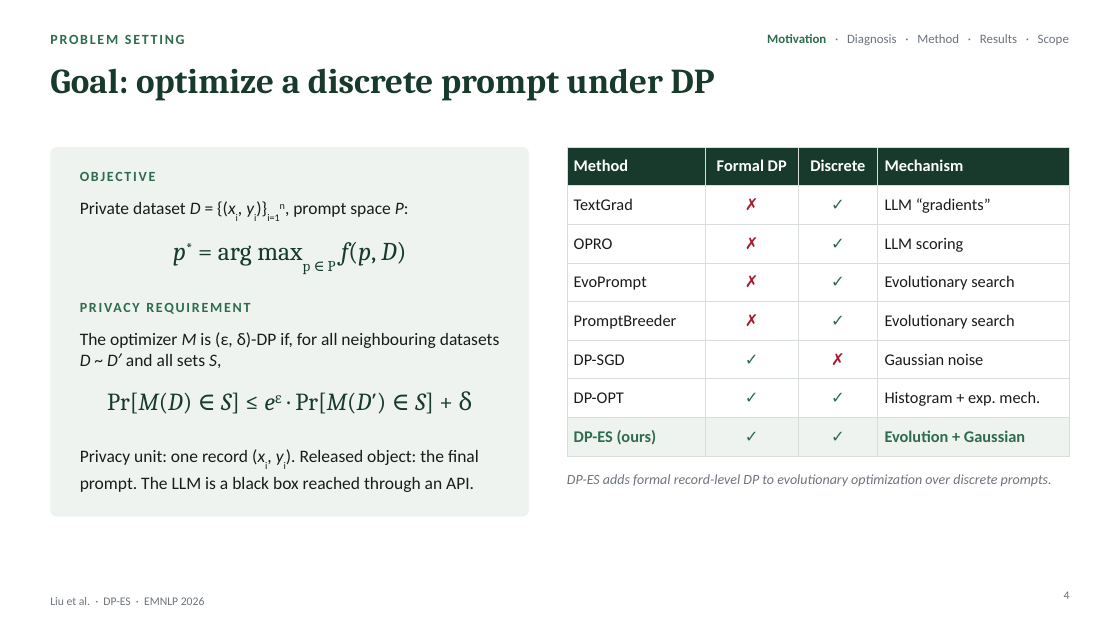
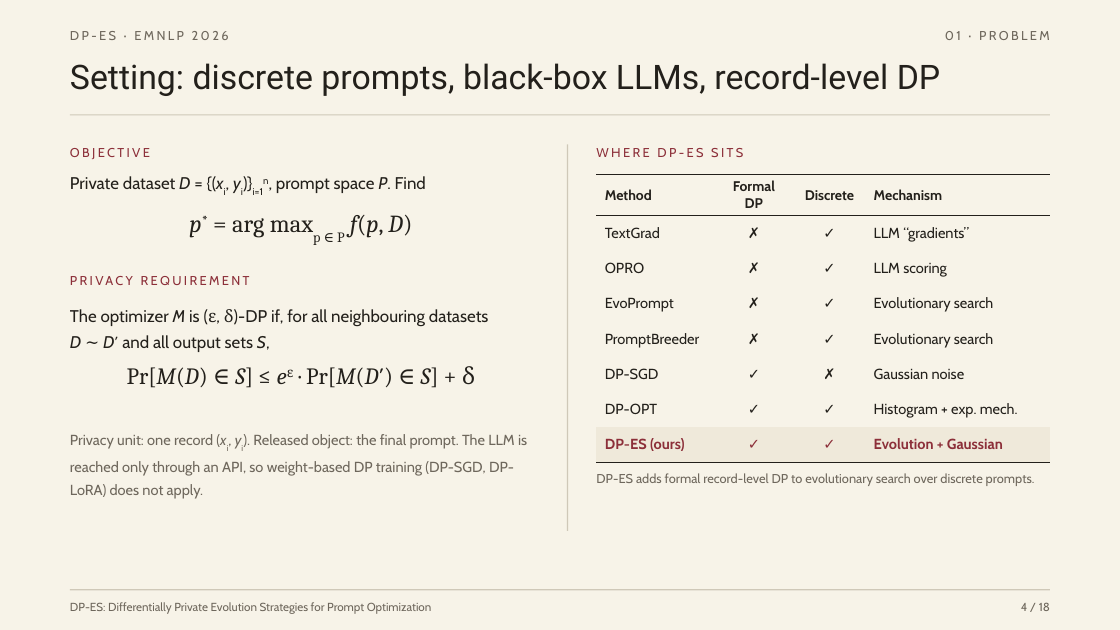
Before and after one commit to StephCpa/dp-es, a slide deck: slide 4 of presentation/DP-ES_EMNLP2026_Talk.pptx. Drawn at 1120x630 pixels with LibreOffice and Linux fonts; fonts in the diff are those of the drawing. Boxes give left, top, right and bottom in pixels: in the first picture for what was removed or moved away, otherwise in the second. Text is boxed around its words. In the diff, an @@ line names an element or a change of style, - is before the commit and + after.

```diff
--- a/presentation/DP-ES_EMNLP2026_Talk.pptx
+++ b/presentation/DP-ES_EMNLP2026_Talk.pptx
@@ background #FFFFFF to #F7F3E8 @@
@@ text "DP-ES · EMNLP 2026" at (x1=70, y1=31, x2=229, y2=40): vertical alignment middle to top @@
@@ text at (x1=70, y1=31, x2=229, y2=40): text changed; size 10 to 11 pt; font Calibri to Cabin; text colour #6E747C to #6E675C @@
-Liu et al. · DP-ES · EMNLP 2026
+DP-ES · EMNLP 2026
@@ text removed at (x1=767, y1=34, x2=1069, y2=45) @@
-Motivation · Diagnosis · Method · Results · Scope
@@ text at (x1=945, y1=31, x2=1050, y2=40): text changed; size 12 to 11 pt; font Calibri to Cabin; text colour #2E6B4F to #6E675C; bold off @@
-PROBLEM SETTING
+01 · PROBLEM
@@ title at (x1=70, y1=63, x2=941, y2=96): text changed; size 30 to 29 pt; font Cambria to Roboto; text colour #173A2C to #23201B; bold off @@
-Goal: optimize a discrete prompt under DP
+Setting: discrete prompts, black-box LLMs, record-level DP
@@ rectangle added at (x1=70, y1=114, x2=1050, y2=115), fill #CFC8B8 @@
@@ rounded rectangle removed at (x1=50, y1=147, x2=529, y2=517) @@
@@ text "OBJECTIVE" moved from (x1=80, y1=172, x2=156, y2=181) to (x1=70, y1=148, x2=150, y2=159) @@
@@ text "OBJECTIVE" at (x1=70, y1=148, x2=150, y2=159): size 12 to 11 pt, font Calibri to Cabin, text colour #2E6B4F to #8C2F39, letter spacing 1.5 to 2 pt, bold off @@
@@ rectangle added at (x1=567, y1=145, x2=568, y2=531), fill #CFC8B8 @@
@@ text added at (x1=596, y1=148, x2=743, y2=157), 11 pt, text #8C2F39 @@
+WHERE DP-ES SITS
@@ text at (x1=70, y1=176, x2=426, y2=195): text changed; size 15 to 14.5 pt; font Calibri to Cabin; text colour #1B1B1B to #23201B @@
-Private dataset D = {(xi, yi)}i=1n, prompt space P:
+Private dataset D = {(xi, yi)}i=1n, prompt space P. Find
@@ table at (x1=597, y1=175, x2=1050, y2=455) @@
@@ fill #173A2C to none in row 1 @@
@@ fill #EEF3EF to #EFE9DA in row 8 @@
@@ size 14 to 12 pt, text colour #FFFFFF to #23201B in "Method", "Formal DP", "Discrete", "Mechanism" @@
@@ font Calibri to Cabin @@
@@ size 14 to 12.5 pt in "TextGrad", "✗", "✓", "LLM “gradients”" and 24 more places @@
@@ text colour #1B1B1B to #23201B in "TextGrad", "LLM “gradients”", "OPRO", "LLM scoring" and 8 more places @@
@@ text colour #A6192E to #23201B in "✗", "✗", "✗", "✗" and 1 more places @@
@@ bold off in "✗", "✓", "✗", "✓" and 8 more places @@
@@ text colour #2E6B4F to #23201B in "✓", "✓", "✓", "✓" and 3 more places @@
@@ text colour #2E6B4F to #8C2F39 in "DP-ES (ours)", "✓", "✓", "Evolution + Gaussian" @@
@@ borders changed @@
@@ table resized from (x1=567, y1=147, x2=1070, y2=448) to (x1=597, y1=175, x2=1050, y2=455) @@
@@ text "p* = arg maxp ∈ ..." moved from (x1=173, y1=242, x2=406, y2=271) to (x1=189, y1=215, x2=412, y2=242) @@
@@ text "p* = arg maxp ∈ ..." at (x1=189, y1=215, x2=412, y2=242): size 22 to 21 pt, text colour #173A2C to #23201B @@
@@ text "PRIVACY REQUIREMENT" at (x1=70, y1=273, x2=532, y2=294): size 12 to 11 pt, font Calibri to Cabin, text colour #2E6B4F to #8C2F39, letter spacing 1.5 to 2 pt, bold off @@
@@ text "PRIVACY REQUIREMENT" moved from (x1=80, y1=298, x2=500, y2=323) to (x1=70, y1=273, x2=532, y2=294) @@
@@ text at (x1=70, y1=309, x2=489, y2=352): text changed; size 15 to 14.5 pt; font Calibri to Cabin; text colour #1B1B1B to #23201B @@
-The optimizer M is (ε, δ)-DP if, for all neighbouring datasets D ~ D′ and all sets S,
+The optimizer M is (ε, δ)-DP if, for all neighbouring datasets D ∼ D′ and all output sets S,
@@ text "Pr[M(D) ∈ S] ≤ eε ..." moved from (x1=107, y1=391, x2=472, y2=414) to (x1=127, y1=366, x2=475, y2=388) @@
@@ text "Pr[M(D) ∈ S] ≤ eε ..." at (x1=127, y1=366, x2=475, y2=388): size 21 to 20 pt, text colour #173A2C to #23201B @@
@@ text at (x1=70, y1=434, x2=527, y2=499): text changed; size 15 to 12.5 pt; font Calibri to Cabin; text colour #1B1B1B to #6E675C @@
-Privacy unit: one record (xi, yi). Released object: the final prompt. The LLM is a black box reached through an API.
+Privacy unit: one record (xi, yi). Released object: the final prompt. The LLM is reached only through an API, so weight-based DP training (DP-SGD, DP-LoRA) does not apply.
@@ text at (x1=596, y1=473, x2=1035, y2=486): text changed; size 12 to 11 pt; font Calibri to Cabin; text colour #6E747C to #6E675C; italic off @@
-DP-ES adds formal record-level DP to evolutionary optimization over discrete prompts.
+DP-ES adds formal record-level DP to evolutionary search over discrete prompts.
@@ rectangle added at (x1=70, y1=589, x2=1050, y2=590), fill #CFC8B8 @@
@@ text added at (x1=70, y1=602, x2=432, y2=614), 10 pt, text #6E675C @@
+DP-ES: Differentially Private Evolution Strategies for Prompt Optimization
@@ text at (x1=1021, y1=602, x2=1050, y2=611): text changed; font Calibri to Cabin; text colour #6E747C to #6E675C @@
-4
+4 / 18
```
Also in this commit, not shown: 15 other slides changed, 5 slides added, 5 slides removed, 3 other files.
